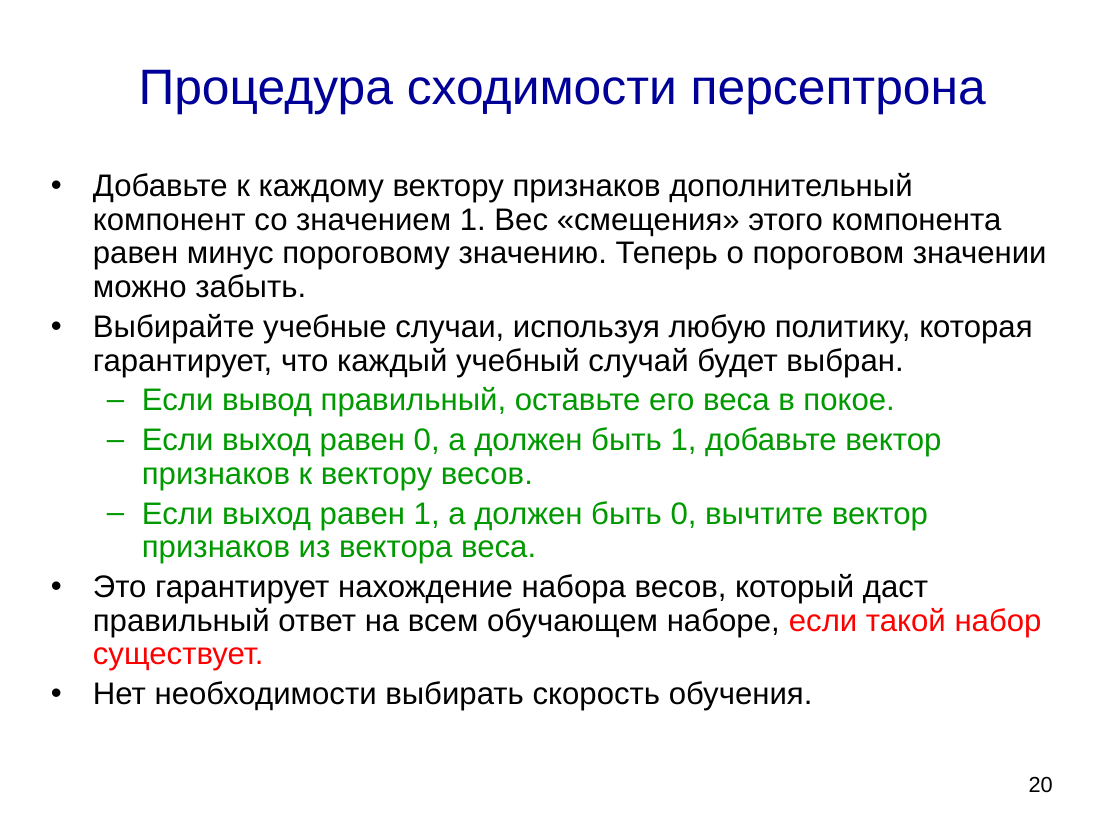
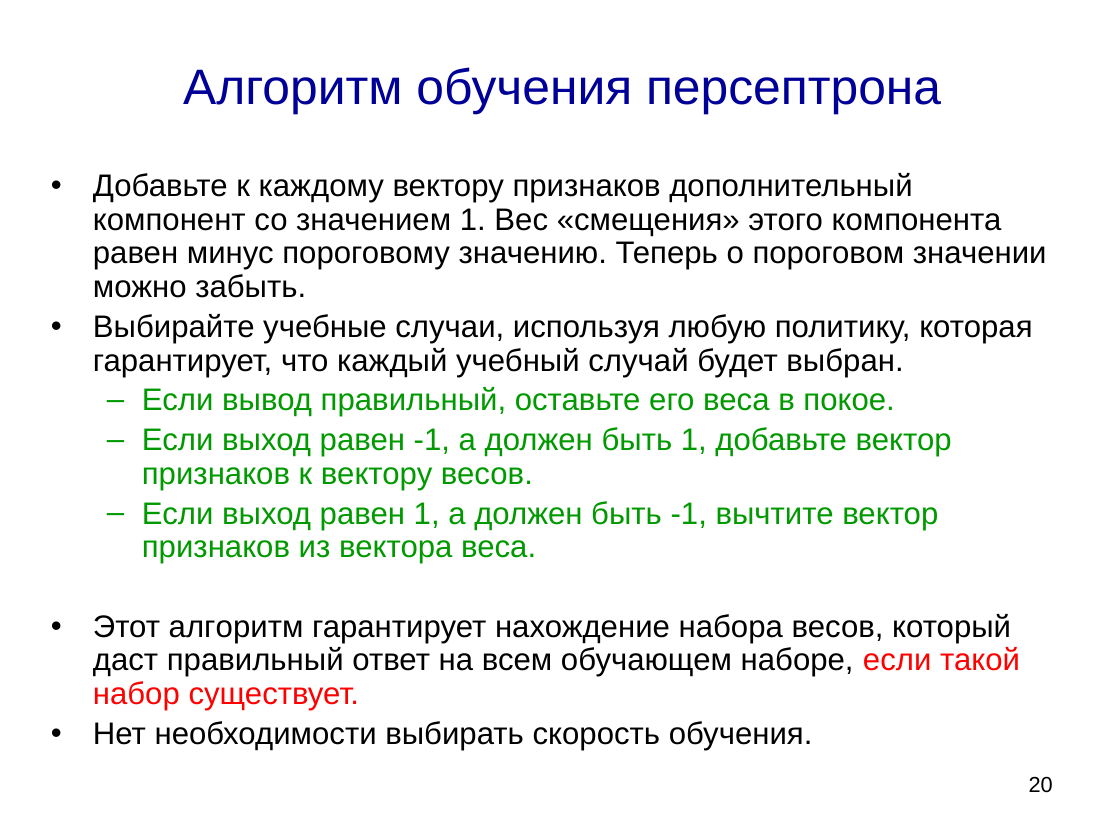
Before and after one commit to sudakov/ai-lab, a slide deck: slide 20 of ML3.pptx. Drawn at 1120x840 pixels with LibreOffice and Linux fonts; fonts in the diff are those of the drawing. Boxes give left, top, right and bottom in pixels: in the first picture for what was removed or moved away, otherwise in the second. Text is boxed around its words. In the diff, an @@ line names an element or a change of style, - is before the commit and + after.

```diff
--- a/ML3.pptx
+++ b/ML3.pptx
@@ title at (183, 67, 941, 114): text changed @@
-Процедура сходимости персептрона
+Алгоритм обучения персептрона
@@ text at (93, 427, 1020, 710): text changed @@
-  – Если выход равен 0, а должен быть 1, добавьте вектор признаков к вектору весов.
-  – Если выход равен 1, а должен быть 0, вычтите вектор признаков из вектора веса.
-• Это гарантирует нахождение набора весов, который даст правильный ответ на всем обучающем наборе, если такой набор существует.
+  – Если выход равен -1, а должен быть 1, добавьте вектор признаков к вектору весов.
+  – Если выход равен 1, а должен быть -1, вычтите вектор признаков из вектора веса.
+• Этот алгоритм гарантирует нахождение набора весов, который даст правильный ответ на всем обучающем наборе, если такой набор существует.
```
Also in this commit, not shown: 3 other slides changed, 3 other files.
